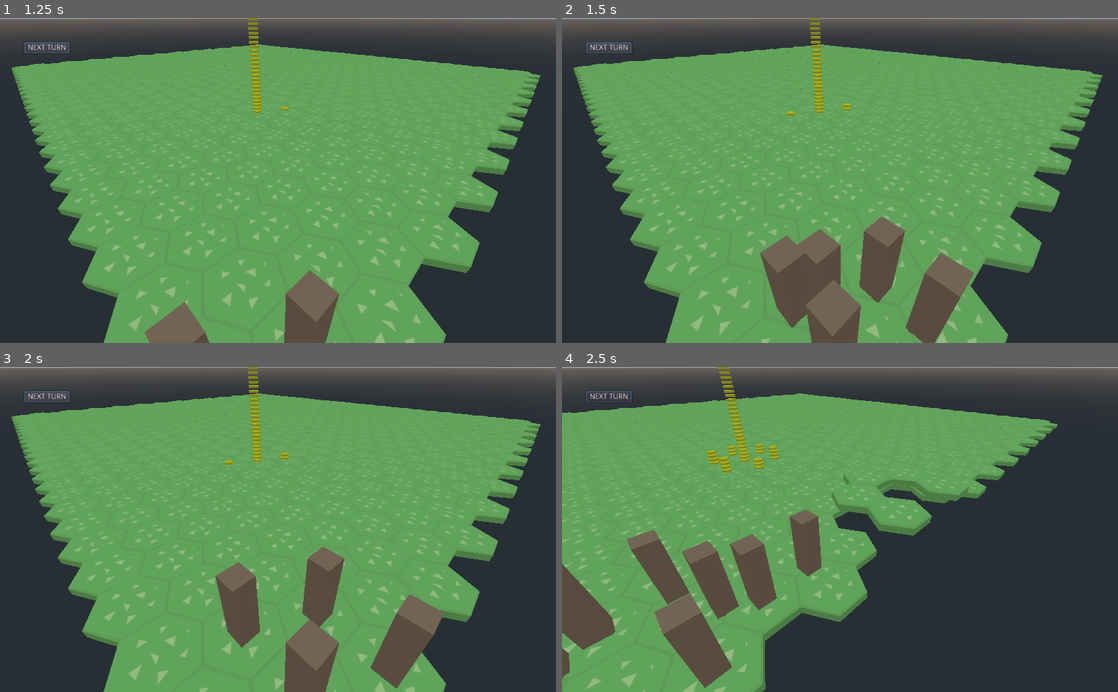
Above: before the commit, frames 1-4 (two rows, left to right).
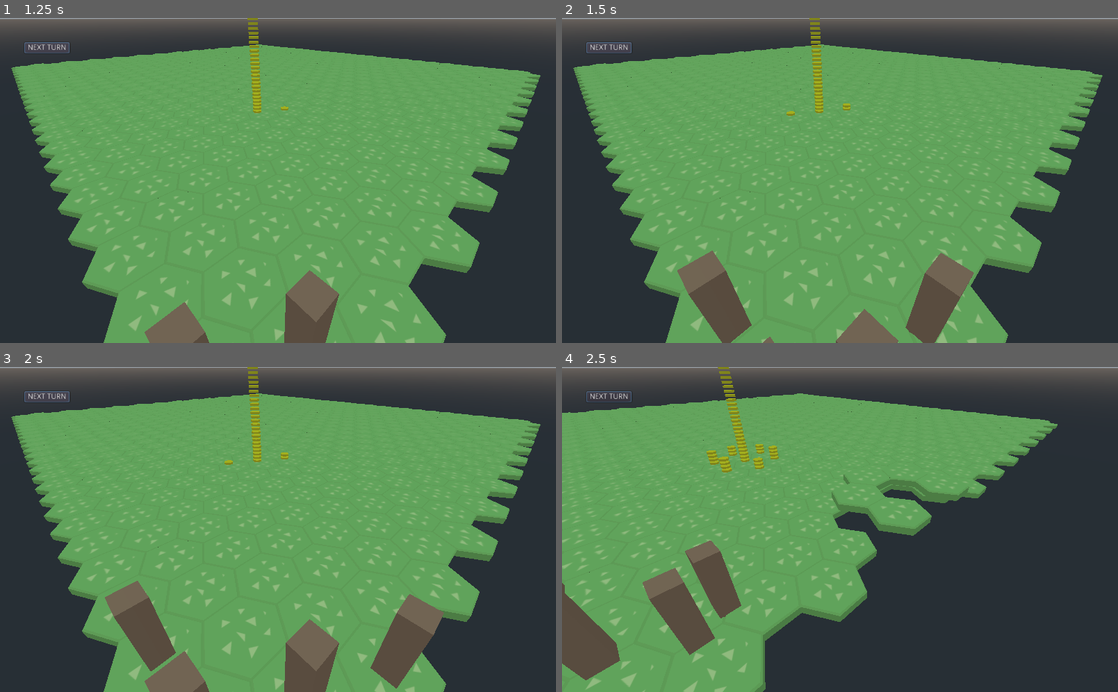
Above: after the commit, the same moments.

Repository: BVenturaDev/UMM
Game: Godot game, scene res://scenes/levels/test_level.tscn
The game is run twice, just before and just after one commit, with the same random seed, the same clock (stepped at 60 frames per second) and the same inputs.
Inputs (mouse positions are in pixels of both pictures, inside the frame that each line leads up to):
- Up to frame 1 (1.25 s): click "NEXT TURN" at 0.5 s
- Up to frame 2 (1.5 s): click "NEXT TURN" at 1.25 s
- Up to frame 3 (2 s): no input
- Up to frame 4 (2.5 s): tap Enter (ui_accept) at 2, 2.27 s; move the mouse to (962, 513) at 2.02 s; hold Right (ui_right) from 2.03 s (still down); click (962, 513) at 2.17 s

Frame 1 is identical in both runs. In frame 2, 7.9% of the frame differs, in the area x 20-62%, y 61-100%; in frame 3, 5.3%; in frame 4, 6.4%.

Commit message:
Critter dont overlap with others Add state machine to the critter

Diff:
--- a/project.godot
+++ b/project.godot
@@ -9,13 +9,25 @@
 config_version=4
 
 _global_script_classes=[ {
+"base": "Spatial",
+"class": "Critter",
+"language": "GDScript",
+"path": "res://src/entities/critter.gd"
+}, {
 "base": "Node",
 "class": "StateMachine",
 "language": "GDScript",
 "path": "res://states/state_machine.gd"
+}, {
+"base": "Spatial",
+"class": "Tile",
+"language": "GDScript",
+"path": "res://src/props/tile.gd"
 } ]
 _global_script_class_icons={
-"StateMachine": ""
+"Critter": "",
+"StateMachine": "",
+"Tile": ""
 }
 
 [application]
--- /dev/null
+++ b/scenes/entities/attracted_to_poison.gd
@@ -0,0 +1,31 @@
+extends Node
+
+var state_machine: StateMachine
+
+func enter():
+	exit("next_state")
+
+func exit(next_state):
+	if Globals.DEBUG:
+		print("Exiting state: ", name)
+	state_machine.change_to(next_state)
+
+# Optional handler functions for game loop events
+func process(delta):
+	# Add handler code here
+	return delta
+
+func physics_process(delta):
+	return delta
+
+func input(event):
+	return event
+
+func unhandled_input(event):
+	return event
+
+func unhandled_key_input(event):
+	return event
+
+func notification(what, flag = false):
+	return [what, flag]
--- /dev/null
+++ b/scenes/entities/begin_turn.gd
@@ -0,0 +1,27 @@
+extends Node
+
+var state_machine: StateMachine
+var critter: Critter
+
+func enter() -> void:
+	critter.actualize_neighbors()
+	exit(decide_what_do())
+
+
+func exit(next_state) -> void:
+	if Globals.DEBUG_SM:
+		print("Exiting state: ", name)
+	state_machine.change_to(next_state)
+
+
+func decide_what_do() -> String:
+	if is_some_nearby_tile_allows_movement():
+		return "wander"
+	return "end_turn"
+
+
+func is_some_nearby_tile_allows_movement() -> bool:
+	for neighbor in critter.neighbors:
+		if not is_instance_valid((neighbor as Tile).entitie):
+			return true
+	return false
--- a/scenes/entities/critter.tscn
+++ b/scenes/entities/critter.tscn
@@ -1,6 +1,12 @@
-[gd_scene load_steps=5 format=2]
+[gd_scene load_steps=11 format=2]
 
 [ext_resource path="res://src/entities/critter.gd" type="Script" id=1]
+[ext_resource path="res://states/state_machine.gd" type="Script" id=2]
+[ext_resource path="res://scenes/entities/attracted_to_poison.gd" type="Script" id=3]
+[ext_resource path="res://scenes/entities/end_turn.gd" type="Script" id=4]
+[ext_resource path="res://scenes/entities/wander.gd" type="Script" id=5]
+[ext_resource path="res://scenes/entities/begin_turn.gd" type="Script" id=6]
+[ext_resource path="res://scenes/entities/eat.gd" type="Script" id=7]
 
 [sub_resource type="BoxShape" id=1]
 extents = Vector3( 0.25, 1, 0.25 )
@@ -17,6 +23,26 @@
 ]]
 script = ExtResource( 1 )
 tween = NodePath("Tween")
+state_machine = NodePath("state_machine")
+
+[node name="state_machine" type="Node" parent="."]
+script = ExtResource( 2 )
+autostart = false
+
+[node name="begin_turn" type="Node" parent="state_machine"]
+script = ExtResource( 6 )
+
+[node name="wander" type="Node" parent="state_machine"]
+script = ExtResource( 5 )
+
+[node name="attracted_to_poison" type="Node" parent="state_machine"]
+script = ExtResource( 3 )
+
+[node name="eat" type="Node" parent="state_machine"]
+script = ExtResource( 7 )
+
+[node name="end_turn" type="Node" parent="state_machine"]
+script = ExtResource( 4 )
 
 [node name="Tween" type="Tween" parent="."]
 
--- /dev/null
+++ b/scenes/entities/eat.gd
@@ -0,0 +1,31 @@
+extends Node
+
+var state_machine: StateMachine
+
+func enter():
+	exit("next_state")
+
+func exit(next_state):
+	if Globals.DEBUG:
+		print("Exiting state: ", name)
+	state_machine.change_to(next_state)
+
+# Optional handler functions for game loop events
+func process(delta):
+	# Add handler code here
+	return delta
+
+func physics_process(delta):
+	return delta
+
+func input(event):
+	return event
+
+func unhandled_input(event):
+	return event
+
+func unhandled_key_input(event):
+	return event
+
+func notification(what, flag = false):
+	return [what, flag]
--- /dev/null
+++ b/scenes/entities/end_turn.gd
@@ -0,0 +1,31 @@
+extends Node
+
+var state_machine: StateMachine
+
+func enter():
+	state_machine.stop_machine()
+
+func exit(next_state):
+	if Globals.DEBUG:
+		print("Exiting state: ", name)
+	state_machine.change_to(next_state)
+
+# Optional handler functions for game loop events
+func process(delta):
+	# Add handler code here
+	return delta
+
+func physics_process(delta):
+	return delta
+
+func input(event):
+	return event
+
+func unhandled_input(event):
+	return event
+
+func unhandled_key_input(event):
+	return event
+
+func notification(what, flag = false):
+	return [what, flag]
--- /dev/null
+++ b/scenes/entities/wander.gd
@@ -0,0 +1,34 @@
+extends Node
+
+var state_machine: StateMachine
+var critter: Critter
+
+
+func enter():
+	critter.wander()
+	exit("end_turn")
+
+func exit(next_state):
+	if Globals.DEBUG:
+		print("Exiting state: ", name)
+	state_machine.change_to(next_state)
+
+# Optional handler functions for game loop events
+func process(delta):
+	# Add handler code here
+	return delta
+
+func physics_process(delta):
+	return delta
+
+func input(event):
+	return event
+
+func unhandled_input(event):
+	return event
+
+func unhandled_key_input(event):
+	return event
+
+func notification(what, flag = false):
+	return [what, flag]
--- a/src/entities/critter.gd
+++ b/src/entities/critter.gd
@@ -1,38 +1,58 @@
 extends Spatial
-
-class Coordinates:
-	var x : int
-	var y : int
-
-	func _init(_x,_y):
-		self.set_coord(_x,_y)
-
-	func set_coord(_x: int, _y: int):
-		x = _x
-		y = _y
+class_name Critter
 
 export(NodePath) onready var tween = get_node(tween) as Tween
+export(NodePath) onready var state_machine = get_node(state_machine) as Node
+export var coord_x: int = 0
+export var coord_y: int = 0
+var neighbors: Array
 
-var current_coordinates : Coordinates = Coordinates.new(0,0)
+var current_tile: Tile setget _set_current_tile
+
+func _set_current_tile(new_value: Tile) -> void:
+	if not is_instance_valid(current_tile):
+		current_tile = new_value
+		current_tile.entitie = self
+		return
+	# Clean of the current tile
+	current_tile.entitie = null
+	current_tile = new_value
+	# Assign to the new tile
+	current_tile.entitie = self
+
 
 func _ready() -> void:
-	current_coordinates.set_coord(0,0)
+	actualize_current_tile()
+	for state in state_machine.get_children():
+		if "critter" in state:
+			state.critter = self
 
 
 func do_turn():
-	_wander()
+	state_machine.start_machine()
 
-func _wander():
-	var tile: Object = Globals.grid.find_tile(0, 0)
-	if not is_instance_valid(tile):
-		return
-	var neighbors = Globals.grid.find_neighbors(current_coordinates.x, current_coordinates.y)
-	neighbors.shuffle()
-	var random_tile: Spatial = neighbors[0]
-	current_coordinates.set_coord(random_tile.x, random_tile.y)
+
+func wander() -> void:
+	var posible_tiles = get_tiles_whitout_entities()
+	posible_tiles.shuffle()
+	var random_tile: Spatial = posible_tiles[0]
+	set_coord(random_tile.x, random_tile.y)
 	move_to_tile(random_tile)
 
-func move_to_tile(tile):
+func get_tiles_whitout_entities() -> Array:
+	var tiles_whitout_entities = []
+	for neighboor in neighbors:
+		if not is_instance_valid(neighboor.entitie):
+			tiles_whitout_entities.append(neighboor)
+	return tiles_whitout_entities
+
+func set_coord(x: int,y: int) -> void:
+	coord_x = x
+	coord_y = y
+	actualize_current_tile()
+
+
+func move_to_tile(tile) -> void:
 	tween.interpolate_property(
 			self, 'translation:x',
 			global_transform.origin.x, tile.global_transform.origin.x,
@@ -42,3 +62,11 @@
 			global_transform.origin.z, tile.global_transform.origin.z,
 			0.3, Tween.TRANS_SINE, Tween.EASE_IN_OUT)
 	tween.start()
+
+
+func actualize_current_tile():
+	self.current_tile = Globals.grid.find_tile(coord_x, coord_y)
+
+
+func actualize_neighbors():
+	neighbors = Globals.grid.find_neighbors(coord_x, coord_y)
--- a/src/props/tile.gd
+++ b/src/props/tile.gd
@@ -1,5 +1,5 @@
 extends Spatial
-
+class_name Tile
 const stack_offset: float = 0.2
 
 var food = preload("res://scenes/entities/food.tscn")
@@ -14,7 +14,7 @@
 var odd_row: bool = false
 var owner_fungus: Object = null
 var turn_used: bool = false
-
+var entitie: Spatial = null
 # Array of all food stored in this tile
 var tile_food: Array = []
 
--- a/states/state_machine.gd
+++ b/states/state_machine.gd
@@ -7,7 +7,6 @@
 var history = []
 
 func _ready() -> void:
-	state = get_child(0)
 	if autostart:
 		start_machine()
 	else:
@@ -15,6 +14,7 @@
 
 func start_machine():
 	# Set the initial state to the first child node
+	state = get_child(0)
 	_enabled_node()
 	call_deferred("_enter_state")
 
